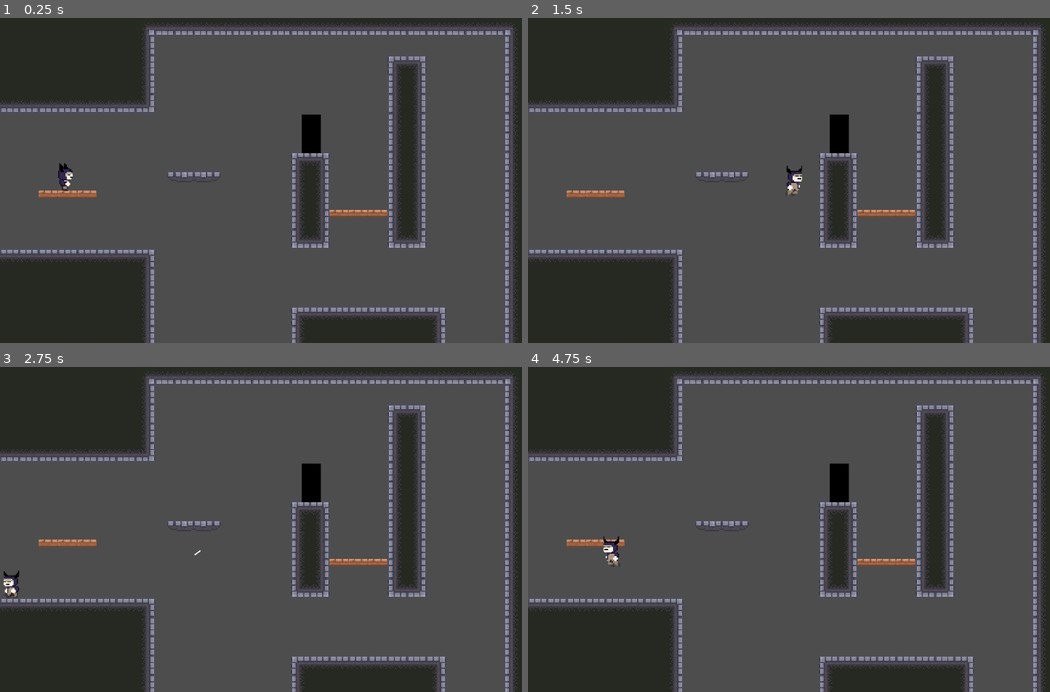
Above: before the commit, frames 1-4 (two rows, left to right).
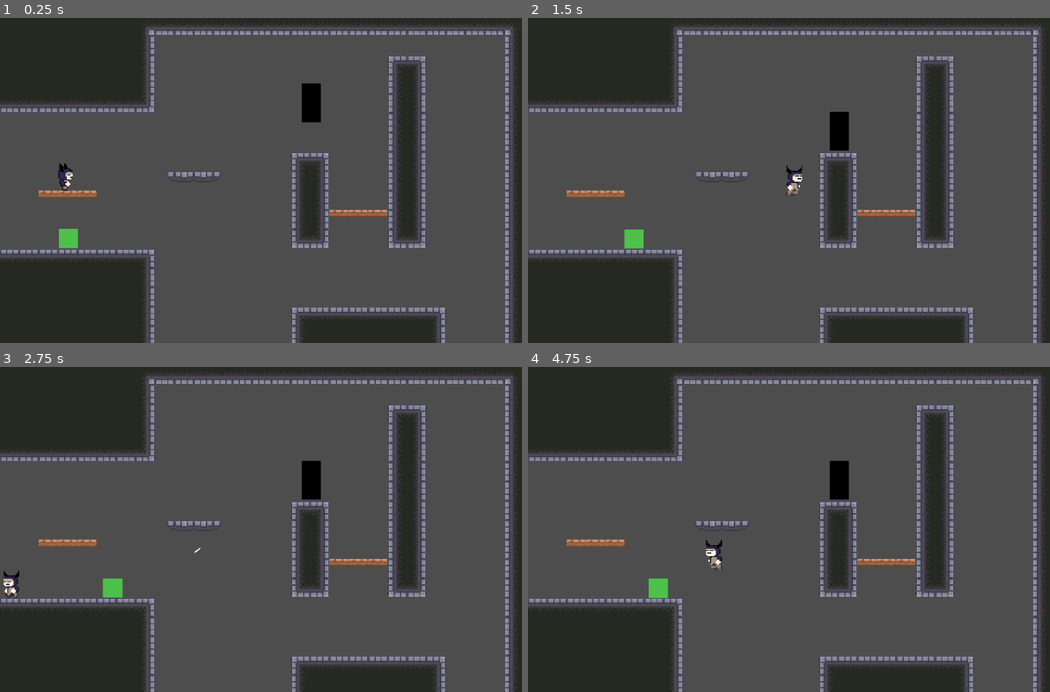
Above: after the commit, the same moments.

Repository: darwin712/RISE-UP
Game: Godot game, scene res://escenas/floor1/room_f_1_001.tscn
The game is run twice, just before and just after one commit, with the same random seed, the same clock (stepped at 60 frames per second) and the same inputs.
Inputs:
- Up to frame 1 (0.25 s): no input
- Up to frame 2 (1.5 s): hold Right (Mover_derecha) from 0.53 s (still down); tap Z (Saltar) at 0.77 s
- Up to frame 3 (2.75 s): tap Z (Saltar) at 1.52 s; release Right (Mover_derecha) at 2.03 s; hold Left (Mover_izquierda) from 2.03 s (still down)
- Up to frame 4 (4.75 s): release Left (Mover_izquierda) at 2.78 s; hold Right (Mover_derecha) 2.78-4.28 s; tap Z (Saltar) at 3.02, 3.77, 4.52 s; hold Left (Mover_izquierda) from 4.28 s (still down)

The runs differ from the first frame. In frame 1, 0.9% of the frame differs, in the area x 11-62%, y 20-71%; in frame 2, 0.3%; in frame 3, 0.3%; in frame 4, 0.7%.

Commit message:
SlimeAdded

Diff:
--- a/assets/enemigos/arquero/character_body_2d.gd
+++ b/assets/enemigos/arquero/character_body_2d.gd
@@ -11,10 +11,13 @@
 	timer_disparo.timeout.connect(_on_timer_disparo_timeout)
 
 
-func _physics_process(_delta: float) -> void:
+func _physics_process(delta: float) -> void:
+	if not is_on_floor():
+		velocity += get_gravity() * delta
 	for cuerpo in area_contacto.get_overlapping_bodies():
 		if cuerpo.is_in_group("jugador"):
 			cuerpo.recibir_dano()
+	move_and_slide()
 
 func _on_timer_disparo_timeout() -> void:
 	disparar()
--- a/assets/enemigos/arquero/enemigo.tscn
+++ b/assets/enemigos/arquero/enemigo.tscn
@@ -3,9 +3,10 @@
 [ext_resource type="Script" uid="uid://bd7ruoc3d6y6" path="res://assets/enemigos/arquero/character_body_2d.gd" id="1_becj5"]
 
 [sub_resource type="CapsuleShape2D" id="CapsuleShape2D_s3efq"]
+radius = 9.0
 
 [sub_resource type="CapsuleShape2D" id="CapsuleShape2D_contacto"]
-radius = 12.0
+radius = 9.0
 height = 34.0
 
 [node name="enemigo_arquero" type="Node2D" unique_id=1661687247]
--- /dev/null
+++ b/assets/enemigos/slime/slime.gd
@@ -0,0 +1,18 @@
+extends CharacterBody2D
+@onready var jugador: Node2D = get_tree().get_first_node_in_group("jugador")
+@onready var area_contacto: Area2D = $AreaContacto
+var velocidad = 50.0
+
+func _physics_process(delta: float) -> void:
+
+	if not is_on_floor():
+		velocity += get_gravity() * delta
+	for cuerpo in area_contacto.get_overlapping_bodies():
+		if cuerpo.is_in_group("jugador"):
+			cuerpo.recibir_dano()
+	if jugador != null:
+		var direccion = (jugador.global_position - global_position).normalized()
+
+		velocity.x = direccion.x * velocidad
+
+	move_and_slide()
--- /dev/null
+++ b/assets/enemigos/slime/slime.tscn
@@ -0,0 +1,31 @@
+[gd_scene format=3 uid="uid://bi82kers54rsf"]
+
+[ext_resource type="Script" uid="uid://b3lv8dolsyqdr" path="res://assets/enemigos/slime/slime.gd" id="1_01sq4"]
+
+[sub_resource type="RectangleShape2D" id="RectangleShape2D_cbjxg"]
+size = Vector2(16, 15.875)
+
+[sub_resource type="CapsuleShape2D" id="CapsuleShape2D_7i8go"]
+radius = 9.0
+height = 22.0
+
+[node name="Slime" type="Node2D" unique_id=1481968508]
+
+[node name="slime" type="CharacterBody2D" parent="." unique_id=1005077849]
+script = ExtResource("1_01sq4")
+
+[node name="CollisionShape2D" type="CollisionShape2D" parent="slime" unique_id=1448290381]
+position = Vector2(0, -8.0625)
+shape = SubResource("RectangleShape2D_cbjxg")
+
+[node name="ColorRect" type="ColorRect" parent="slime" unique_id=1990032391]
+offset_left = -8.0
+offset_top = -16.0
+offset_right = 8.0
+color = Color(0.30352277, 0.75686854, 0.28720775, 1)
+
+[node name="AreaContacto" type="Area2D" parent="slime" unique_id=2067270282]
+
+[node name="CollisionShape2D" type="CollisionShape2D" parent="slime/AreaContacto" unique_id=1112693180]
+position = Vector2(0, -8)
+shape = SubResource("CapsuleShape2D_7i8go")
--- a/escenas/floor1/room_f_1_001.tscn
+++ b/escenas/floor1/room_f_1_001.tscn
@@ -4,6 +4,7 @@
 [ext_resource type="TileSet" uid="uid://blciglvtm15im" path="res://assets/tilesetLayers/tilesetCastle.tres" id="1_veq23"]
 [ext_resource type="PackedScene" uid="uid://c6oy7lu8oqdf0" path="res://escenas/reusos/jugador.tscn" id="2_o8p3o"]
 [ext_resource type="PackedScene" uid="uid://c2jxnlt2ueh1s" path="res://assets/enemigos/arquero/enemigo.tscn" id="4_si3ip"]
+[ext_resource type="PackedScene" uid="uid://bi82kers54rsf" path="res://assets/enemigos/slime/slime.tscn" id="5_eymf6"]
 
 [node name="RoomF1_001" type="Node2D" unique_id=830565539]
 
@@ -24,4 +25,7 @@
 position = Vector2(54, 150)
 
 [node name="enemigo_arquero" parent="." unique_id=1661687247 instance=ExtResource("4_si3ip")]
-position = Vector2(257, 99)
+position = Vector2(257, 59)
+
+[node name="Slime" parent="." unique_id=1481968508 instance=ExtResource("5_eymf6")]
+position = Vector2(58, 177)
Not shown, added: assets/enemigos/slime/slime.gd.uid
